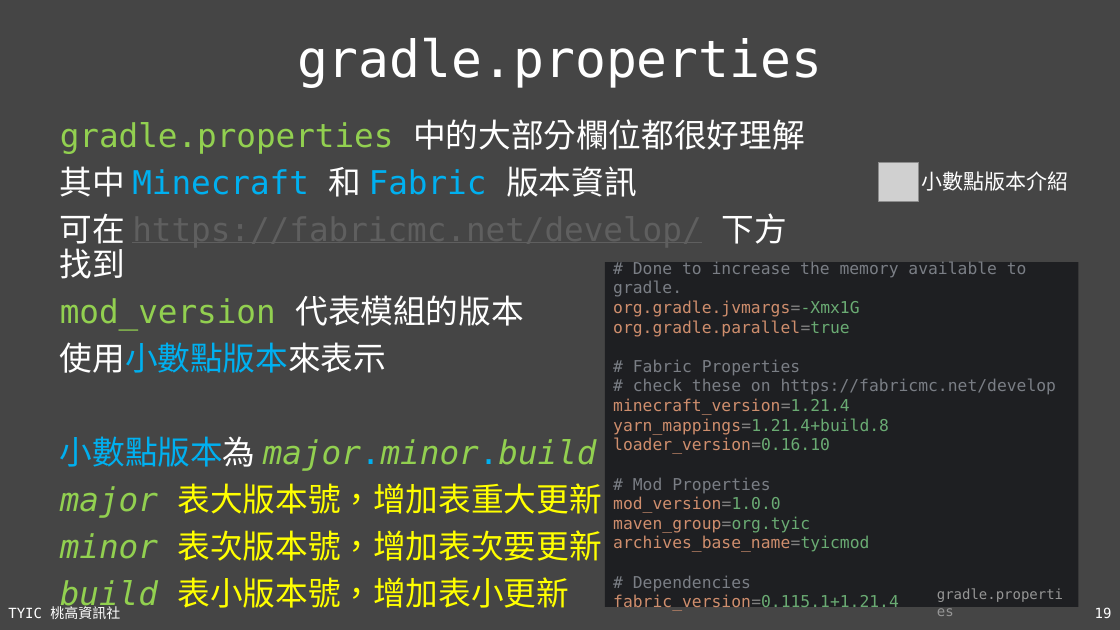
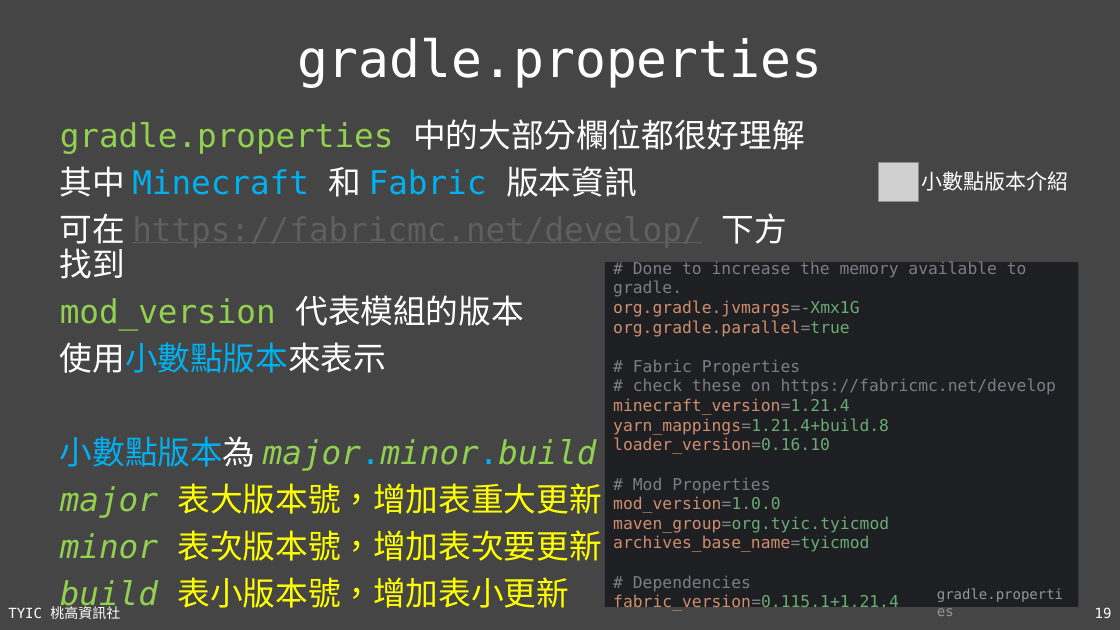
Before and after one commit to TYSHIC/slides, a slide deck: slide 19 of ppt/50_Java 專案：前置作業.pptx. Drawn at 1120x630 pixels with LibreOffice and Linux fonts; fonts in the diff are those of the drawing; grey boxes stand for pictures. Boxes give left, top, right and bottom in pixels: in the first picture for what was removed or moved away, otherwise in the second. Text is boxed around its words. In the diff, an @@ line names an element or a change of style, - is before the commit and + after.

```diff
--- a/ppt/50_Java 專案：前置作業.pptx
+++ b/ppt/50_Java 專案：前置作業.pptx
@@ text in rectangle at <box>613,261,1057,611</box>: text changed @@
-# Done to increase the memory available to gradle.
-org.gradle.jvmargs=-Xmx1G
-org.gradle.parallel=true
-# Fabric Properties
-# check these on https://fabricmc.net/develop
-minecraft_version=1.21.4
-yarn_mappings=1.21.4+build.8
-loader_version=0.16.10
-# Mod Properties
-mod_version=1.0.0
-maven_group=org.tyic
-archives_base_name=tyicmod
-# Dependencies
-fabric_version=0.115.1+1.21.4
+# Done to increase the memory available to gradle.
+org.gradle.jvmargs=-Xmx1G
+org.gradle.parallel=true
+# Fabric Properties
+# check these on https://fabricmc.net/develop
+minecraft_version=1.21.4
+yarn_mappings=1.21.4+build.8
+loader_version=0.16.10
+# Mod Properties
+mod_version=1.0.0
+maven_group=org.tyic.tyicmod
+archives_base_name=tyicmod
+# Dependencies
+fabric_version=0.115.1+1.21.4
```
Also in this commit, not shown: 3 other slides changed, 4 other files.
